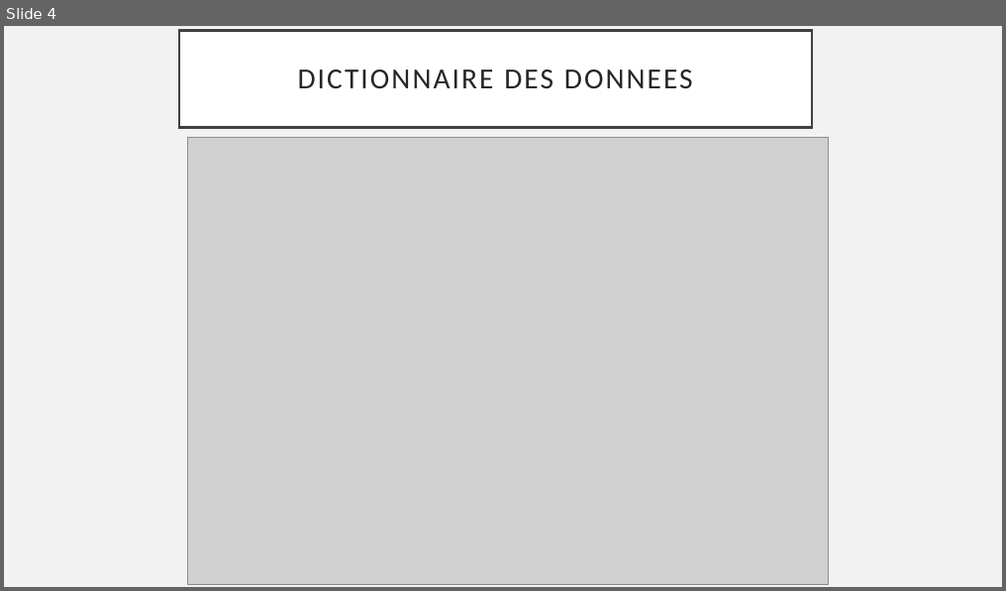
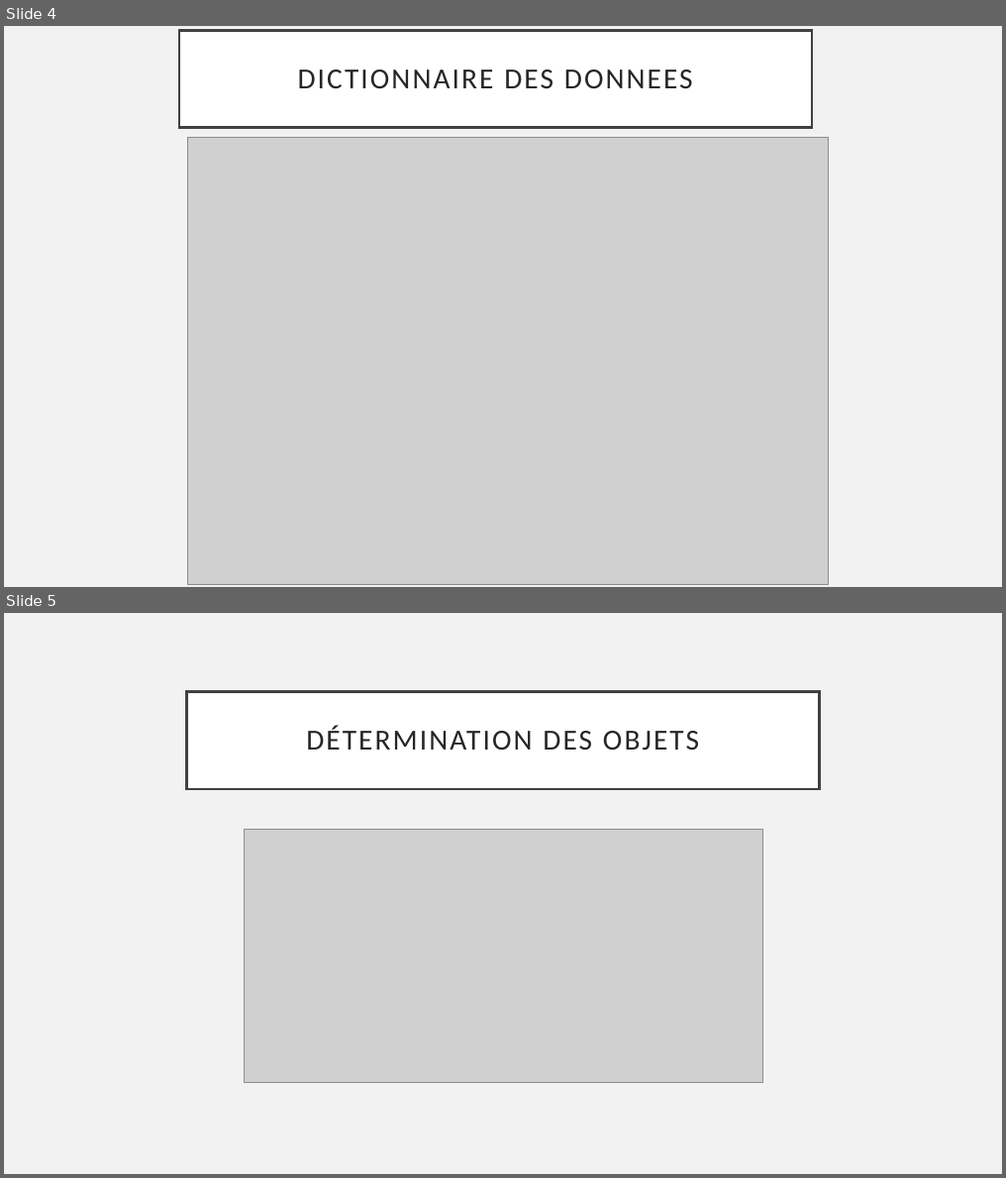
Before and after one commit to massiresogore/seminaire, a slide deck: conception/presentation/Presentation.pptx. Shown one above the other, each under a label of ours: slide 4 before the commit, slides 4 and 5 after it. The pictures are 1006x591 and 1006x1178 pixels, drawn with LibreOffice and Linux fonts; fonts in the diff are those of the drawing; grey boxes stand for pictures. Boxes give left, top, right and bottom in pixels: in the first picture for what was removed or moved away, otherwise in the second. Text is boxed around its words. In the diff, an @@ line names an element or a change of style, - is before the commit and + after.

```diff
--- a/conception/presentation/Presentation.pptx
+++ b/conception/presentation/Presentation.pptx
@@ slide 5 added at (4,613,1002,1174), background #F2F2F2 @@
@@ title added at (187,691,819,789), fill #FFFFFF, outline #404040 2.5 pt, 28 pt, text #262626 @@
+DÉTERMINATION DES OBJETS
@@ picture added at (244,830,762,1083) @@
```
Also in this commit, not shown: 2 slides changed, 2 other slides added, 4 slides removed, 24 other files.
